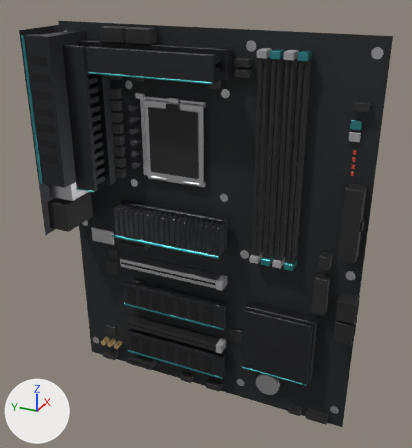
The Blender file Assets/Models/Blend/MB_LGA1851_ATX01.blend as it was, and as the next commit left it.
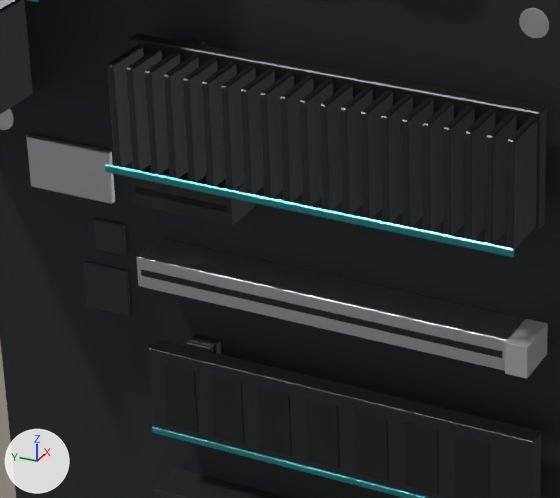
The first picture shows the older version from a camera (50 mm lens) standing at (-0.372, -0.289, 0.04) and looking at (-0.011, -0.127, -0.141). The close-ups show the older and then the newer version on the part from 21% to 56% of the width and 43% to 72% of the height of that picture. Only the edits that show in the close-ups are written down. The axes (+X, +Y, +Z) are drawn at lower left. The lights are the same throughout.

Objects in the first close-up: 'Board_Components', 'M2_0_Heatsink', 'M2_1_Heatsink', 'PCB', 'PCIe_0_x1', 'PCIe_1_x16', 'PCIe_4_x16', 'Rear_IO' and 2 more.
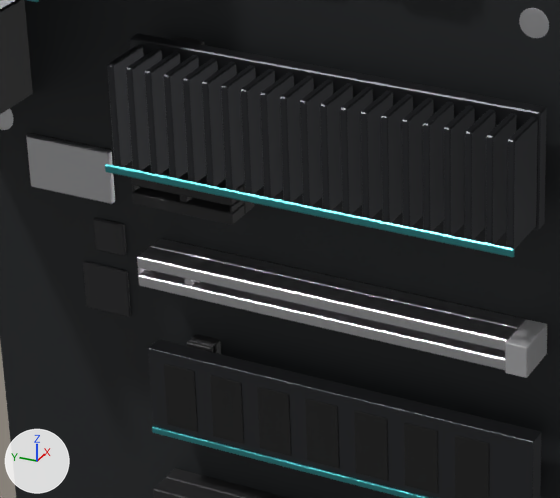
The change, as a diff of the scene's bpy script:
```diff
--- a/Assets/Models/Blend/MB_LGA1851_ATX01.blend.py
+++ b/Assets/Models/Blend/MB_LGA1851_ATX01.blend.py
@@ me_pcie_1_x16 @@
 # used by ob_pcie_1_x16; parent = ob_board; location = (0.0, 0.0, 0.0)
-me_pcie_1_x16.from_pydata(...)  # 24 vertices, 18 faces; spans x -0.0125..-0.0016, y -0.141..-0.047, z -0.1951..-0.1877
+me_pcie_1_x16.from_pydata(...)  # 56 vertices, 42 faces; spans x -0.0125..-0.0016, y -0.141..-0.047, z -0.1951..-0.1877
+# me_pcie_1_x16 part 1: a new loose piece, a box spanning x -0.011..-0.006, y -0.0605..-0.0587, z -0.1923..-0.1905, in mat_mb_metal (light grey #dadadd)
+# me_pcie_1_x16 part 2: 8 vertices removed from x -0.0116..-0.0115, y -0.135..-0.048, z -0.1922..-0.1906; 16 vertices added at x -0.0115..-0.006, y -0.136..-0.047, z -0.1951..-0.1877
+# other edits to the shape of me_pcie_1_x16 do not show in these pictures
 me_pcie_1_x16.materials.append(mat_mb_metal)
-me_pcie_1_x16.materials.append(mat_mb_opening)  # black #0a0a0a
 me_pcie_1_x16.materials.append(mat_mb_plasticlight)
```

Changed parts and their boxes [x1, y1, x2, y2] in the close-ups (560 x 498 px; the box of a moved part takes in the faces that stretch with it):
'PCIe_1_x16', reshaped
    before: [136, 238, 548, 379]
    after: [137, 239, 547, 378]
part 1 of me_pcie_1_x16, added
    after: [184, 278, 196, 285]
part 2 of me_pcie_1_x16, moved or reshaped
    before: [141, 269, 502, 358]
    after: [137, 243, 525, 370]
